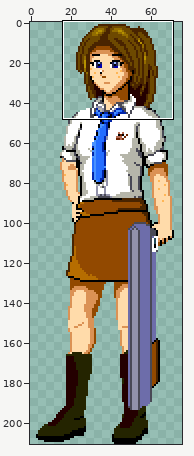
Two versions of one pixel-art file, src/testrom/res/_ignore/de_detective10.aseprite. The picture above shows the old version from afar; the outline marks the close-up.
Close-up. The starting point:
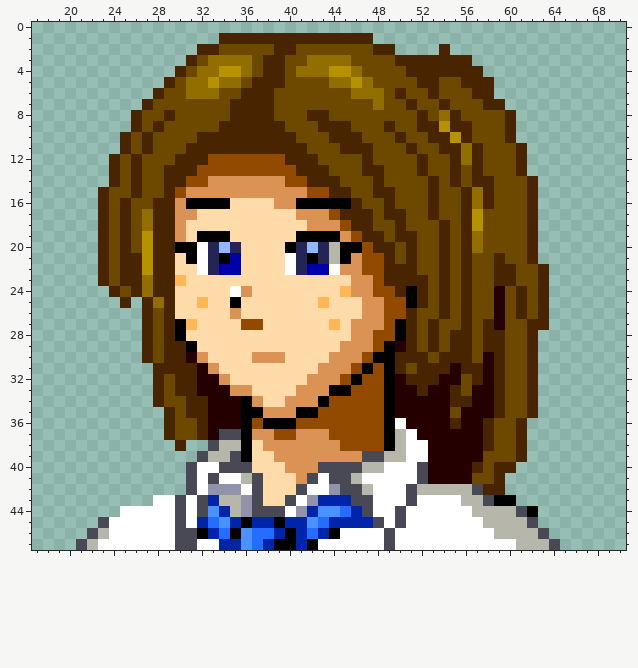
86x211 pixels, 1 frame. Shown: x 17..70, y 0..47. The wide view leaves out empty margins.
New version:
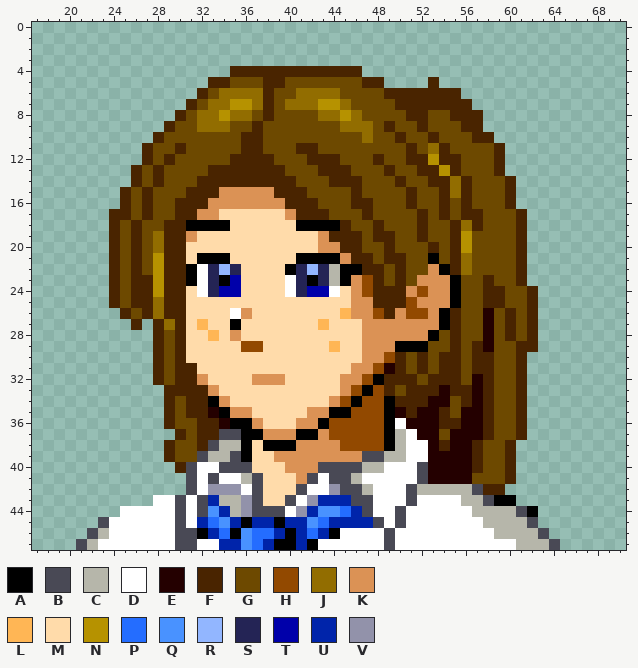
Palette (. is transparent): A #000000  B #494955  C #b6b6aa  D #ffffff  E #240000  F #492400  G #6d4900  H #924900  J #926d00  K #db9255  L #ffb655  M #ffdbaa  N #b69200  P #246dff  Q #4992ff  R #92b6ff  S #242455  T #0000aa  U #0024aa  V #9292aa
Difference:
layer "Blouse/Hoofd+Haar+Nek/Gezicht" added
layer "Blouse/Hoofd+Haar+Nek/Oor" added
layer "Blouse/Hoofd+Haar+Nek/Haar boven oor" added
y 1: x 34..47 FFFFFFFFFFFFFF -> ..............
y 2: x 32..49 FFGGGGGFFGGGGGGGFF -> ..................; x 54 F -> .
y 3: x 31..56 FGJJJJGFFGGJJJJGGGGFFFFFFF -> ..........................
y 4: x 30..37 FGJJNNJG -> .....FFF; x 40..57 GJJJNNJGGGGFFFFFFF -> FFFFFFF...........
y 5: x 29..35 FGJJNJJ -> ....FFG; x 37 F -> G; x 44..52 JJNJGGGGF -> GGGFF....; x 54..58 GGFFF -> .....
y 6: x 28..37 FGGJJJGGFF -> ....FGJJJJ; x 41..44 GGGG -> JJJJ; x 46..49 JJJG -> GGGF; x 51..52 GG -> FF; x 54..58 GGGFF -> FF...
y 7: x 27..31 FGGGG -> ....F; x 33..37 GGFFF -> JJNNJ; x 40..45 GGGGGG -> JJJNNJ; x 48 J -> G; x 50 G -> F; x 52..53 GG -> FF; x 55..59 GGGFF -> FF...
y 8: x 26..30 FGGFG -> ....F; x 32..37 GGGFFF -> JJNJJG; x 42..46 FFGGG -> GJJNJ; x 51 G -> F; x 54 J -> G; x 56..60 GGGGF -> FF...
y 9: x 26..29 FGFG -> ...F; x 32..36 GGFFF -> JJJGG; x 38..39 FF -> GG; x 43..47 FFFGG -> GGJJJ; x 53..55 FNF -> GGG; x 57..60 GGGF -> F...
y 10: x 25..28 FGFG -> ...F; x 32..35 FFFF -> GGGG; x 38..40 FFF -> GGG; x 44..47 FFFG -> GGGJ; x 54..60 FNFGGGF -> GGGFF..
y 11: x 25..26 FG -> ..; x 30..35 GFFFFF -> FGGGGG; x 38..40 FFF -> GGG; x 42 G -> F; x 45..47 FFF -> GGG; x 53 G -> J; x 55..57 FJF -> GGG; x 59..61 GGF -> F..
y 12: x 24..27 FGFG -> ...F; x 29..41 GFFFHHHHHHHFF -> FGGGGGFFFFGGG; x 43..44 GG -> FF; x 47..48 FG -> GF; x 51 G -> F; x 53..54 GG -> NF; x 56..57 JF -> GG; x 59..61 GGF -> F..
y 13: x 24..25 FG -> ..; x 28..42 GFFFHHHHHHHHHFF -> FGGGGFFFFFFFGGG; x 44..45 GG -> FF; x 47..49 FFG -> GGF; x 53..54 GG -> FN; x 57 F -> G; x 59..61 GGF -> F..
y 14: x 24..25 FG -> ..; x 28..43 GFFHHKKKKKKKHHFF -> FGGGFFFFFFFFFGGG; x 45..46 GG -> FF; x 48 F -> G; x 50 G -> F; x 54..58 GFGFF -> FJFGG; x 60..62 GGF -> F..
y 15: x 23..27 FGGFG -> ..FGF; x 29..33 FHKKK -> GGFFF; x 39..46 KKKHHFFG -> FFFGGGGF; x 48..49 FF -> GG; x 51 G -> F; x 53..55 FGG -> GFJ; x 57..58 JF -> GG; x 60..62 GGF -> F..
y 16: x 23..24 FG -> ..; x 27..38 GFFKAAAAMMMM -> FGGFFFKKKKKK; x 40..45 KAAAAA -> FFFGGG; x 47 G -> F; x 49 F -> G; x 51 G -> F; x 53..54 FG -> GF; x 57..58 JF -> GG; x 60..62 GGF -> F..
y 17: x 23..24 FG -> .F; x 27..33 JFFKKMM -> FGGFFKK; x 40..46 MKKKHFF -> KFFFGGG; x 49..50 FF -> GG; x 52..54 GFG -> FGF; x 57 N -> F; x 61..62 GF -> F.
y 18: x 23..28 FGFGJF -> .FGFGG; x 30..34 KMMMM -> FAAAA; x 41..48 MKKKHFFG -> AAAAFGGF; x 50 F -> G; x 52 G -> F; x 54..57 FGFN -> GFJF; x 61..62 GF -> F.
y 19: x 23..28 FGFGNF -> .FGFGJ; x 30..34 KMAAA -> FKMMM; x 41..47 AAAAKHF -> MMKFFFG; x 49..52 GFFG -> FGGF; x 54..57 FGFJ -> GFNG; x 61..62 GF -> F.
y 20: x 23..28 FGFGNF -> .FGFGJ; x 30..35 AADSRS -> FMMMMM; x 40..48 ASRSCAAHF -> MMMKKFFGG; x 51 F -> G; x 53..57 GFGFJ -> FGFNG; x 61..62 GF -> F.
y 21: x 23..25 FGF -> .FG; x 27..28 NF -> GN; x 30..33 MADS -> FMAA; x 35 T -> M; x 40..41 DS -> MA; x 43..48 SCAKHH -> AAKFFG; x 50..51 GF -> FG; x 53..56 GFGF -> AGFJ; x 59 F -> G; x 61..62 GF -> F.
y 22: x 23..25 FGF -> .FG; x 27..28 NF -> GN; x 30..31 MM -> FA; x 34..35 TT -> RS; x 40 D -> A; x 42..49 TTDKKHHF -> RSCAAFFG; x 51 F -> G; x 53..56 GFGF -> KAFJ; x 59..63 FFGGF -> GGF..
y 23: x 23..25 FGF -> .FG; x 27..28 JF -> FN; x 30..35 LMMMMM -> FADSAT; x 40..45 MMMMMM -> DSASCA; x 47..49 KHF -> HFG; x 51..56 FFGFGF -> GKKKAG; x 58..63 GFFGGF -> FGGF..
y 24: x 27..28 JF -> FN; x 30 M -> F; x 32..36 MMMDK -> DSTTM; x 40..45 MMMMML -> DSTTDM; x 47..49 KHH -> HFF; x 51..56 AFGFGF -> KHKKAG; x 58..59 GE -> FF; x 61..63 FGF -> GF.
y 25: x 24..26 .F. -> FGF; x 30 M -> F; x 32 L -> M; x 35 A -> M; x 43 L -> M; x 46 M -> K; x 48..56 KHHAFGFGF -> FFFHKKKAG; x 58..59 GE -> FF; x 61..63 FGF -> GF.
y 26: x 25..26 .. -> FG; x 28 G -> J; x 30 M -> F; x 35..36 KM -> DK; x 45..46 MM -> LK; x 48..56 KHHFGGFGF -> HFKHHKAFG; x 58..63 GEGFGF -> EGFGF.
y 27: x 26..32 .FGFALM -> F.FJFML; x 35..37 MHH -> AMM; x 43..44 ML -> LM; x 46 K -> M; x 49..56 HAFGFGGF -> KKKKKAFG; x 58..60 FEG -> EGF; x 63 F -> .
y 28: x 27..30 FGFA -> .FGF; x 33 M -> L; x 35 M -> K; x 46 K -> M; x 48..53 HHAFGF -> KKKKKA; x 56 F -> G; x 58..60 FFG -> EGF
y 29: x 27..29 FGF -> .FG; x 31 A -> M; x 36..37 MM -> HH; x 44..46 MKK -> LMM; x 48..53 HAEFGF -> KKAAAG; x 56..59 FGFF -> GFEG; x 61 G -> F
y 30: x 27..29 FGF -> .FG; x 31..32 EK -> MM; x 37..39 KKK -> MMM; x 44..49 KKKHAA -> MMMKKH; x 51 F -> G; x 56..59 FGEF -> GFFG; x 61..62 GF -> F.
y 31: x 29 F -> G; x 32..33 EK -> MM; x 43..47 KKKHA -> MMMKK; x 49 A -> E; x 53 F -> G; x 55..56 EF -> FG; x 58..59 EF -> FG; x 61..62 GF -> F.
y 32: x 32..34 EEK -> KMM; x 37..39 MMM -> KKK; x 42..46 KKKHA -> MMMKK; x 48..50 HAE -> AFF; x 52 F -> G; x 54..55 EE -> FF; x 57..59 FEF -> EFG; x 61..62 GF -> F.
y 33: x 28..29 FG -> .F; x 32..36 EEEKK -> FKMMM; x 41..45 KKKAA -> MMMMK; x 47 H -> A; x 49..51 AEE -> FGF; x 53 E -> F; x 56 G -> F; x 58..59 EF -> FG; x 61..62 GF -> F.
y 34: x 28..29 FG -> .F; x 33..37 EEEAK -> AKMMM; x 40..44 KKKAH -> MMMMK; x 46 H -> A; x 50..52 EEE -> FFF; x 55 F -> G; x 58..59 EF -> FG; x 61..62 GF -> F.
y 35: x 34..45 EEAAKKKAAHHH -> AKKMMMMMKKAA; x 51 E -> F; x 54 E -> F; x 58..59 EF -> FG; x 61..62 GF -> F.
y 36: x 33 E -> F; x 35 E -> A; x 37..43 HAAAHHH -> KMMMKKA; x 54 E -> F
y 37: x 29..30 FG -> .F; x 33 E -> F; x 37 K -> A; x 39..42 HHKK -> KKAA; x 54 E -> G
y 38: x 29..32 .F.. -> FGGF; x 38..40 KKK -> AAA; x 54 E -> F; x 57..58 EF -> FG; x 60..61 GF -> F.
y 39: x 29..31 ... -> FGG; x 57 E -> F; x 60..61 GF -> F.
y 40: x 30 . -> F; x 59 F -> G
y 41: x 59..60 F. -> GF
Where, in picture pixels (left, top, right, bottom), the same in both close-ups:
changed: (98, 33, 549, 484)
